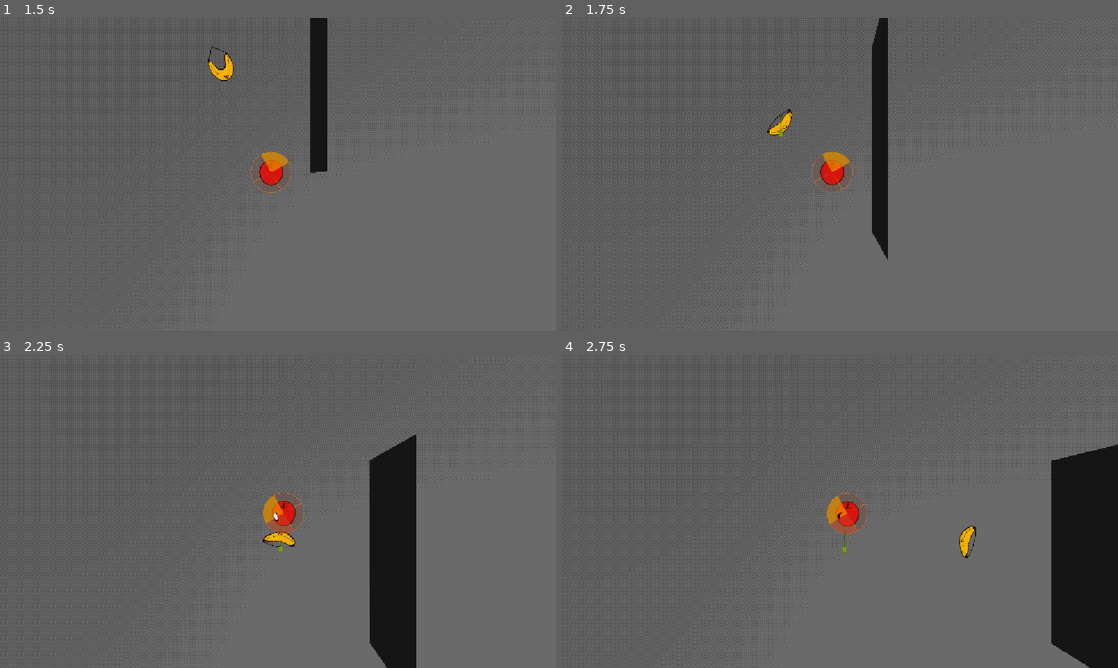
Above: before the commit, frames 1-4 (two rows, left to right).
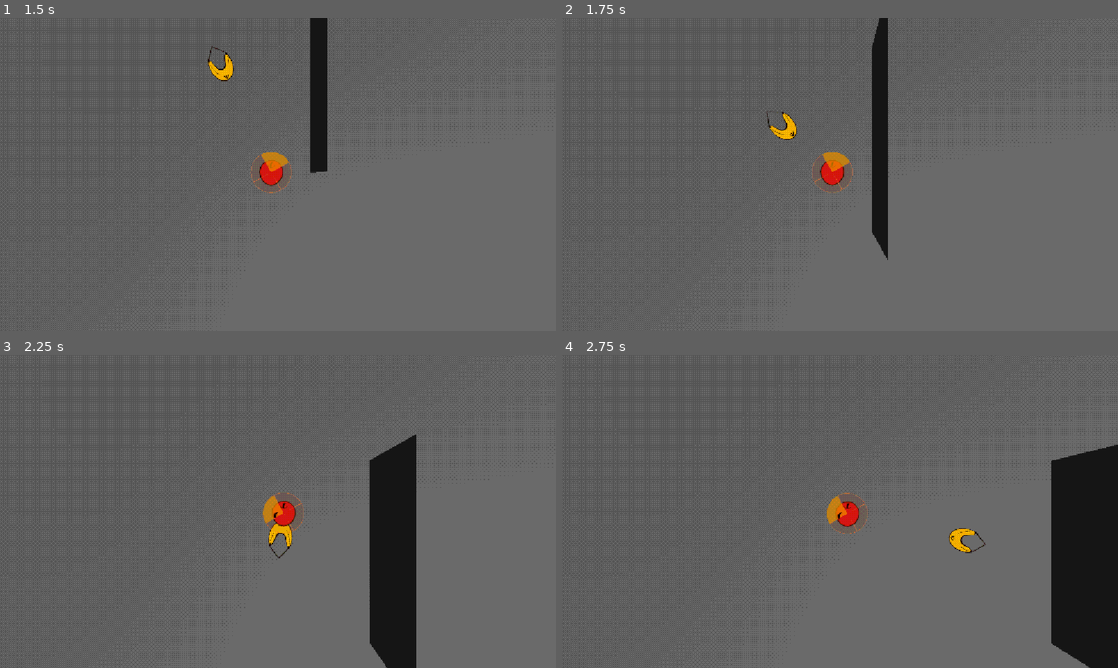
Above: after the commit, the same moments.

Repository: CasualShrub/arrow-head
Game: Godot game, scene res://scenes/1enemy testing.tscn
Same seed, same stepped clock (60 frames per second), same inputs: the game is played once before the commit and once after it. This scene is started directly instead of the project's main scene. The engine's default icon, where the game draws it, is replaced by a stand-in: a white triangle on a blue panel in a dark square.
Inputs (mouse positions are in pixels of both pictures, inside the frame that each line leads up to):
- Up to frame 1 (1.5 s): tap Enter at 0.5 s; move the mouse to (250, 237) at 0.52 s; hold Space (fire) 0.53-1.28 s; hold W (move_up) from 0.53 s (still down); click (250, 237) at 0.67 s; move the mouse to (444, 221) at 1.27 s; tap R at 1.35 s
- Up to frame 2 (1.75 s): keep holding W (move_up)
- Up to frame 3 (2.25 s): move the mouse to (111, 464) at 2.02 s; release W (move_up) at 2.03 s; hold A (move_left) from 2.03 s (still down); hold Space (fire) from 2.03 s (still down)
- Up to frame 4 (2.75 s): keep holding A (move_left); keep holding Space (fire)

Frame 1 is identical in both runs. In frame 2, 0.3% of the frame differs, in the area x 36-43%, y 29-39%; in frame 3, 0.3%; in frame 4, 0.4%, in the area x 48-77%, y 52-65%.

Commit message:
Fold re-tuned enemy_archer from enemy-testing

Diff:
--- a/scenes/enemies/enemy_archer.tscn
+++ b/scenes/enemies/enemy_archer.tscn
@@ -1,22 +1,24 @@
 [gd_scene format=3 uid="uid://tmhabgv3ovyb"]
 
-[ext_resource type="PackedScene" uid="uid://b8rs35o7f45v0" path="res://scenes/enemies/enemy.tscn" id="1_iap3j"]
-[ext_resource type="Script" uid="uid://d04k7pxjd2u24" path="res://scripts/arrow_pattern.gd" id="2_g53nr"]
-[ext_resource type="Script" uid="uid://r4qbgt6it8lb" path="res://scripts/firing_instance.gd" id="3_hs3bi"]
-[ext_resource type="PackedScene" uid="uid://bxgfy1nvmlb7v" path="res://scenes/arrows/arrow.tscn" id="4_g53nr"]
+[ext_resource type="PackedScene" uid="uid://b8rs35o7f45v0" path="res://scenes/enemies/enemy.tscn" id="1_8r7h4"]
+[ext_resource type="Script" uid="uid://d04k7pxjd2u24" path="res://scripts/arrow_pattern.gd" id="2_josdy"]
+[ext_resource type="Script" uid="uid://r4qbgt6it8lb" path="res://scripts/firing_instance.gd" id="3_4ap13"]
+[ext_resource type="PackedScene" uid="uid://bxgfy1nvmlb7v" path="res://scenes/arrows/arrow.tscn" id="4_0jjhd"]
 
-[sub_resource type="Resource" id="Resource_iap3j"]
-script = ExtResource("3_hs3bi")
-type = ExtResource("4_g53nr")
-max_starting_delay = 1.0
-max_instance_delay = 1.0
+[sub_resource type="Resource" id="Resource_lu5c6"]
+script = ExtResource("3_4ap13")
+type = ExtResource("4_0jjhd")
+starting_delay = 1.0
+instance_delay = 0.1
+count = 0
 metadata/_custom_type_script = "uid://r4qbgt6it8lb"
 
-[sub_resource type="Resource" id="Resource_gbiev"]
-script = ExtResource("2_g53nr")
-recovery = 2.5
-instances = Array[ExtResource("3_hs3bi")]([SubResource("Resource_iap3j")])
+[sub_resource type="Resource" id="Resource_75j4p"]
+script = ExtResource("2_josdy")
+recovery = 1.0
+instances = Array[ExtResource("3_4ap13")]([SubResource("Resource_lu5c6")])
 metadata/_custom_type_script = "uid://d04k7pxjd2u24"
 
-[node name="Enemy" unique_id=71488470 instance=ExtResource("1_iap3j")]
-patterns = Array[ExtResource("2_g53nr")]([SubResource("Resource_gbiev")])
+[node name="Enemy" unique_id=71488470 instance=ExtResource("1_8r7h4")]
+transform = Transform3D(1, 0, 0, 0, 1, 0, 0, 0, 1, -0.8770522, 0.88664186, -0.0728066)
+patterns = Array[ExtResource("2_josdy")]([SubResource("Resource_75j4p")])
